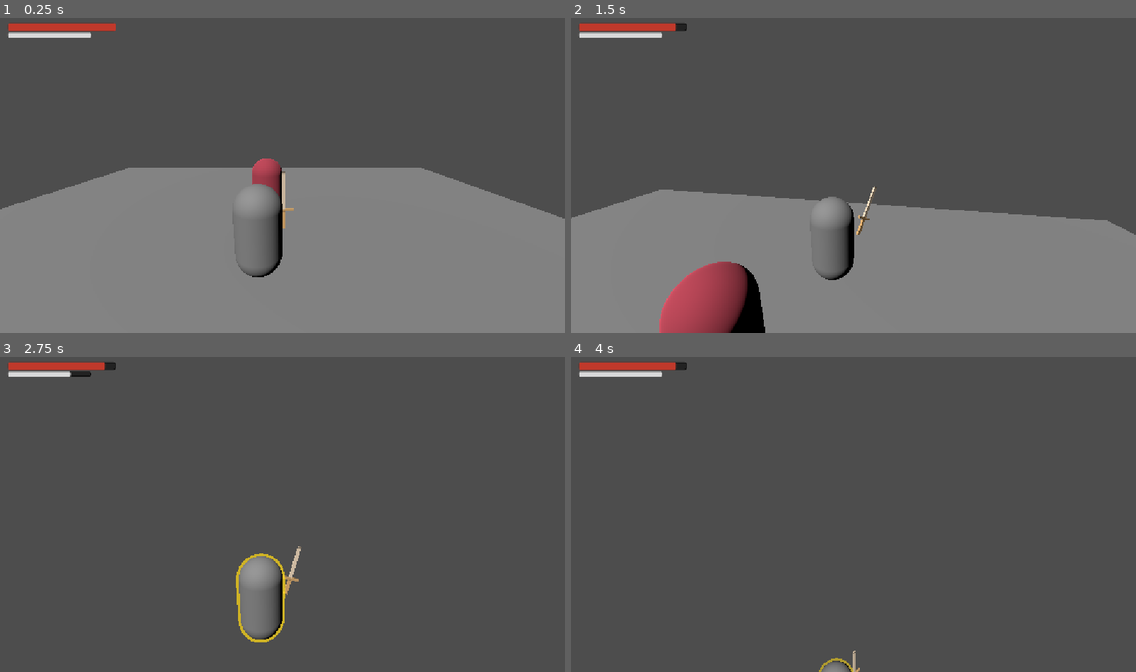
Above: before the commit, frames 1-4 (two rows, left to right).
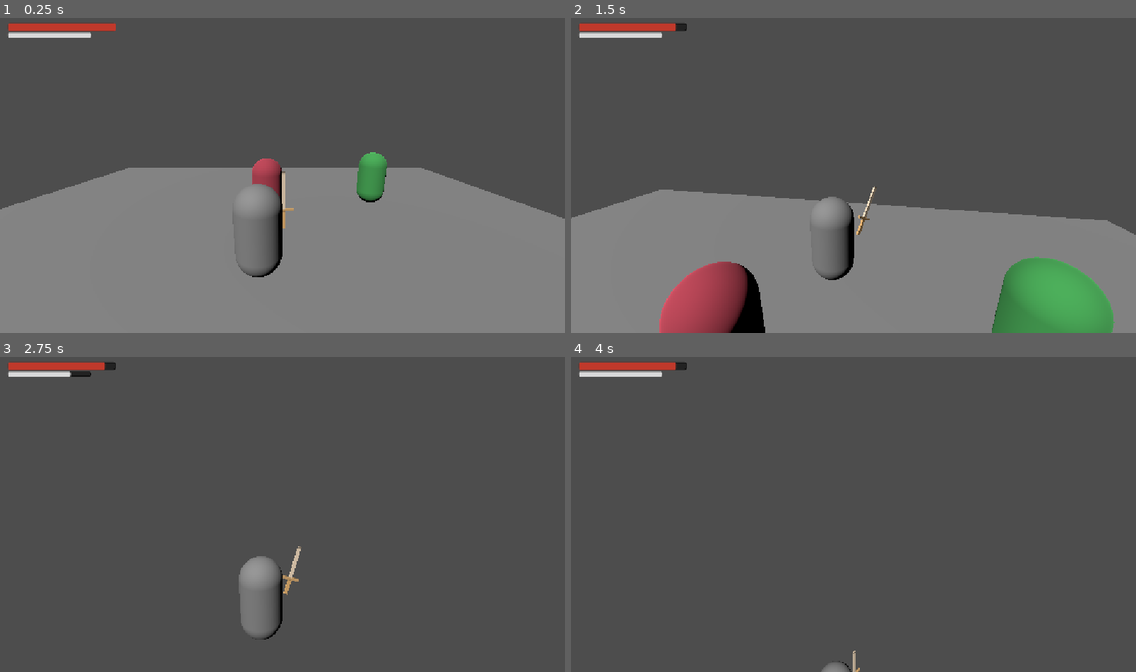
Above: after the commit, the same moments.

Repository: felipeallen20/valero-arpg
Game: Godot game, scene res://scenes/world.tscn
Two runs of this game, one before a commit and one after it. Both use one fixed random seed, a clock stepped at 60 frames per second and the inputs below.
Inputs (mouse positions are in pixels of both pictures, inside the frame that each line leads up to):
- Up to frame 1 (0.25 s): no input
- Up to frame 2 (1.5 s): move the mouse to (881, 172) at 0.52 s; press the mouse at (881, 172) at 0.53 s; hold W (forward) from 0.53 s (still down); tap Space (jump) at 0.77 s; move the mouse to (825, 175) at 1.27 s; release the mouse at (825, 175) at 1.28 s; click (825, 175) at 1.35 s
- Up to frame 3 (2.75 s): keep holding W (forward); tap Space (jump) at 1.52 s; move the mouse to (293, 508) at 2.02 s; press the mouse at (293, 508) at 2.03 s; tap Shift (dodge) at 2.1 s
- Up to frame 4 (4 s): keep holding W (forward); move the mouse to (847, 517) at 2.77 s; release the mouse at (847, 517) at 2.78 s; tap Ctrl (sprint) at 2.85 s; tap Space (jump) at 3.02, 3.77 s; click (847, 517) at 3.05 s; move the mouse to (893, 517) at 3.52 s; press the mouse at (893, 517) at 3.53 s

The runs differ from the first frame. In frame 1, 0.7% of the frame differs, in the area x 63-69%, y 42-59%; in frame 2, 4.1%, in the area x 74-97%, y 75-100%; in frame 3, 0.3%; in frame 4, less than 0.1%.

Commit message:
Static ranged enemy added

Diff:
--- /dev/null
+++ b/valero/scenes/enemy_ranged.tscn
@@ -0,0 +1,26 @@
+[gd_scene format=3]
+
+[ext_resource type="Script" path="res://scripts/enemies/enemy_ranged.gd" id="1_rnge1"]
+[ext_resource type="Script" uid="uid://5fl5kcfj1p7c" path="res://scripts/enemies/UI/health_bar_3d.gd" id="2_rnge2"]
+
+[sub_resource type="CapsuleMesh" id="CapsuleMesh_rnge"]
+
+[sub_resource type="StandardMaterial3D" id="StandardMaterial3D_rnge"]
+albedo_color = Color(0.28, 0.68, 0.34, 1)
+
+[sub_resource type="CapsuleShape3D" id="CapsuleShape3D_rnge"]
+
+[node name="EnemyRanged" type="CharacterBody3D"]
+collision_layer = 4
+script = ExtResource("1_rnge1")
+
+[node name="Model" type="MeshInstance3D" parent="."]
+mesh = SubResource("CapsuleMesh_rnge")
+surface_material_override/0 = SubResource("StandardMaterial3D_rnge")
+
+[node name="CollisionShape3D" type="CollisionShape3D" parent="."]
+shape = SubResource("CapsuleShape3D_rnge")
+
+[node name="HealthBar" type="Node3D" parent="."]
+transform = Transform3D(1, 0, 0, 0, 1, 0, 0, 0, 1, 0, 1.4517548, 0)
+script = ExtResource("2_rnge2")
--- a/valero/scenes/world.tscn
+++ b/valero/scenes/world.tscn
@@ -4,6 +4,7 @@
 [ext_resource type="PackedScene" uid="uid://bbkopmp5481wl" path="res://scenes/player.tscn" id="2_rwgxs"]
 [ext_resource type="PackedScene" uid="uid://dbrdyhkcvccbv" path="res://scenes/enemy.tscn" id="3_4wyf3"]
 [ext_resource type="PackedScene" uid="uid://brnr1b1ay3jen" path="res://scenes/UI/HUD/hud.tscn" id="4_k0juu"]
+[ext_resource type="PackedScene" path="res://scenes/enemy_ranged.tscn" id="5_rnge3"]
 
 [sub_resource type="BoxShape3D" id="BoxShape3D_wwd58"]
 
@@ -29,6 +30,9 @@
 [node name="Enemy" parent="." unique_id=703695394 instance=ExtResource("3_4wyf3")]
 transform = Transform3D(1, 0, 0, 0, 1, 0, 0, 0, 1, -0.019, 1.2, -3.34)
 
+[node name="EnemyRanged" parent="." instance=ExtResource("5_rnge3")]
+transform = Transform3D(1, 0, 0, 0, 1, 0, 0, 0, 1, 4, 1.2, -4)
+
 [node name="HUD" parent="." unique_id=1768720518 instance=ExtResource("4_k0juu")]
 
 [node name="Player" parent="." unique_id=2042077057 groups=["player"] instance=ExtResource("2_rwgxs")]
--- a/valero/scripts/enemies/enemy.gd
+++ b/valero/scripts/enemies/enemy.gd
@@ -1,7 +1,8 @@
 class_name Enemy
-extends CharacterBody3D
+extends EnemyBase
 
-signal died
+## Enemigo cuerpo a cuerpo: persigue al jugador y golpea a corta distancia.
+## La vida, el daño recibido y la muerte viven en EnemyBase.
 
 enum State { CHASE, ATTACK, DEAD }
 
@@ -23,25 +24,15 @@
 @export var attack_windup := 0.30      # Segundos de telegrafiado antes de pegar.
 @export var attack_cooldown := 1.20    # Segundos entre golpes.
 
-# --- Vida ---
-@export_group("Vida")
-@export var max_health := 75.0
-
-@onready var _health_bar: HealthBar3D = $HealthBar
-
-var health := 0.0
 var _state: State = State.CHASE
 var _player: Node3D
 var _player_stats: PlayerStats
 var _windup_left := 0.0
 var _cooldown_left := 0.0
-var _gravity: float = float(ProjectSettings.get_setting("physics/3d/default_gravity", 9.8))
 
 
 func _ready() -> void:
-	health = max_health
-	_health_bar.set_ratio(1.0, false)
-	floor_snap_length = 0.3
+	super._ready()
 	_resolve_player()
 
 
@@ -167,26 +158,6 @@
 	_cooldown_left = maxf(_cooldown_left - delta, 0.0)
 
 
-func _apply_gravity(delta: float) -> void:
-	if is_on_floor():
-		return
-	velocity.y -= _gravity * delta
-
-
-# --- Daño recibido ---
-func take_damage(amount: float) -> void:
-	if health <= 0.0:
-		return
-	health = maxf(health - amount, 0.0)
-	_health_bar.set_ratio(health / max_health)
-	# Número de daño flotante. Se añade a la escena actual (no al enemigo)
-	# para que el golpe letal siga mostrándose aunque el enemigo muera.
-	DamageNumber.spawn(get_tree().current_scene, global_position, amount)
-	if health <= 0.0:
-		_die()
-
-
 func _die() -> void:
 	_state = State.DEAD
-	died.emit()
-	queue_free()
+	super._die()
--- /dev/null
+++ b/valero/scripts/enemies/enemy_base.gd
@@ -0,0 +1,59 @@
+class_name EnemyBase
+extends CharacterBody3D
+
+## Base común de todos los enemigos: vida, gravedad, daño recibido,
+## números de daño flotantes y muerte.
+## La IA (perseguir, ataque a distancia, etc.) va en las clases hijas.
+
+signal died
+
+@export_group("Vida")
+@export var max_health := 75.0
+
+@onready var _health_bar: HealthBar3D = $HealthBar
+
+var health := 0.0
+var _gravity: float = float(ProjectSettings.get_setting("physics/3d/default_gravity", 9.8))
+
+
+func _ready() -> void:
+	health = max_health
+	_health_bar.set_ratio(1.0, false)
+	# Mantiene al enemigo pegado al suelo en pendientes y escalones pequeños.
+	floor_snap_length = 0.3
+
+
+## Sin IA propia el cuerpo solo aplica gravedad y se queda quieto; las
+## hijas con comportamiento (perseguir, ataque a distancia...) lo sobrescriben.
+func _physics_process(delta: float) -> void:
+	_apply_gravity(delta)
+	move_and_slide()
+
+
+func is_dead() -> bool:
+	return health <= 0.0
+
+
+func _apply_gravity(delta: float) -> void:
+	if is_on_floor():
+		return
+	velocity.y -= _gravity * delta
+
+
+# --- Daño recibido ---
+func take_damage(amount: float) -> void:
+	if is_dead():
+		return
+	health = maxf(health - amount, 0.0)
+	_health_bar.set_ratio(health / max_health)
+	# Número de daño flotante. Se añade a la escena actual (no al enemigo)
+	# para que el golpe letal siga mostrándose aunque el enemigo muera.
+	DamageNumber.spawn(get_tree().current_scene, global_position, amount)
+	if is_dead():
+		_die()
+
+
+## Las hijas pueden sobrescribir para añadir lo suyo y llamar a super._die().
+func _die() -> void:
+	died.emit()
+	queue_free()
--- /dev/null
+++ b/valero/scripts/enemies/enemy_ranged.gd
@@ -0,0 +1,6 @@
+class_name EnemyRanged
+extends EnemyBase
+
+## Enemigo a distancia (cápsula verde). De momento no tiene IA ni ataque:
+## solo está colocado en la escena, recibe daño y se mantiene sobre la
+## plataforma. El ataque a distancia se programará más adelante.
--- a/valero/scripts/player/player.gd
+++ b/valero/scripts/player/player.gd
@@ -256,14 +256,14 @@
 	rotation.y = lerp_angle(rotation.y, target_angle, 1.0 - exp(-TURN_SPEED * delta))
 
 # --- Ataque ---
-# Mantener el clic encadena ataques; el cooldown del marca el ritmo.
+# Mantener el clic encadena ataques; el cooldown del arma marca el ritmo.
+# El combo NO avanza aquí: solo avanza si el golpe conecta con un enemigo
+# (el arma lo notifica vía register_combo_hit).
 func _try_attack() -> void:
 	if Input.mouse_mode != Input.MOUSE_MODE_CAPTURED:
 		return  # con el mouse liberado (Esc) el clic no debe atacar
 	if Input.is_action_pressed("attack"):
-		# Solo avanza el combo si el arma aceptó el ataque (cooldown listo).
-		if _weapon.attack():
-			_advance_combo()
+		_weapon.attack()
 
 # --- Dash ---
 func _try_dodge() -> void:
@@ -367,9 +367,10 @@
 	return _weapon != null and _weapon.is_combo_active_for(combo_count)
 
 
-## Registra un golpe del arma actual: suma al combo y reinicia la ventana de
-## gracia definida por el arma.
-func _advance_combo() -> void:
+## Lo llama el arma cuando un golpe conecta con un objetivo. Suma al combo y
+## reinicia la ventana de gracia definida por el arma. Los swings que fallan
+## no pasan por aquí, así que no avanzan el combo.
+func register_combo_hit() -> void:
 	combo_count += 1
 	_combo_time_left = _weapon.combo_window
 	combo_changed.emit(combo_count, is_combo_active())
--- a/valero/scripts/weapons/weapon.gd
+++ b/valero/scripts/weapons/weapon.gd
@@ -27,6 +27,9 @@
 var wielder: Node3D
 
 var _next_attack_time_ms := 0
+# true si el swing en curso ya contó para el combo. Evita que un golpe que
+# atraviesa a varios enemigos de un solo swing sume el combo varias veces.
+var _combo_counted_this_swing := false
 
 
 func can_attack() -> bool:
@@ -34,11 +37,13 @@
 
 
 ## Intenta atacar. Devuelve true si el ataque se ejecutó.
-## El avance del combo lo registra el empuñador al recibir un true.
+## El combo NO avanza aquí: solo lo hace si el golpe conecta con un objetivo
+## (ver _deal_damage). Así fallar el swing no suma combo.
 func attack() -> bool:
 	if not can_attack():
 		return false
 	_next_attack_time_ms = Time.get_ticks_msec() + int(1000.0 / maxf(attack_speed, 0.01))
+	_combo_counted_this_swing = false
 	_perform_attack()
 	attacked.emit()
 	return true
@@ -73,11 +78,24 @@
 
 
 ## Aplica el daño del arma a un objetivo, si sabe recibirlo.
+## Este es el punto donde el golpe se considera "conectado": solo entonces
+## (y una única vez por swing) avanza el combo del empuñador.
 func _deal_damage(target: Node) -> void:
 	if target == wielder:
 		return
 	if target.has_method("take_damage"):
 		target.take_damage(get_current_damage())
+		_register_combo_hit()
+
+
+## Informa al empuñador de que el swing conectó, para que sume a su combo.
+## Como mucho una vez por swing, aunque el golpe toque varios objetivos.
+func _register_combo_hit() -> void:
+	if _combo_counted_this_swing:
+		return
+	_combo_counted_this_swing = true
+	if wielder != null and wielder.has_method("register_combo_hit"):
+		wielder.register_combo_hit()
 
 
 ## Golpes de combo actuales del empuñador. Devuelve 0 si no hay empuñador o
Not shown, added: valero/scripts/enemies/enemy_base.gd.uid
Not shown, added: valero/scripts/enemies/enemy_ranged.gd.uid
